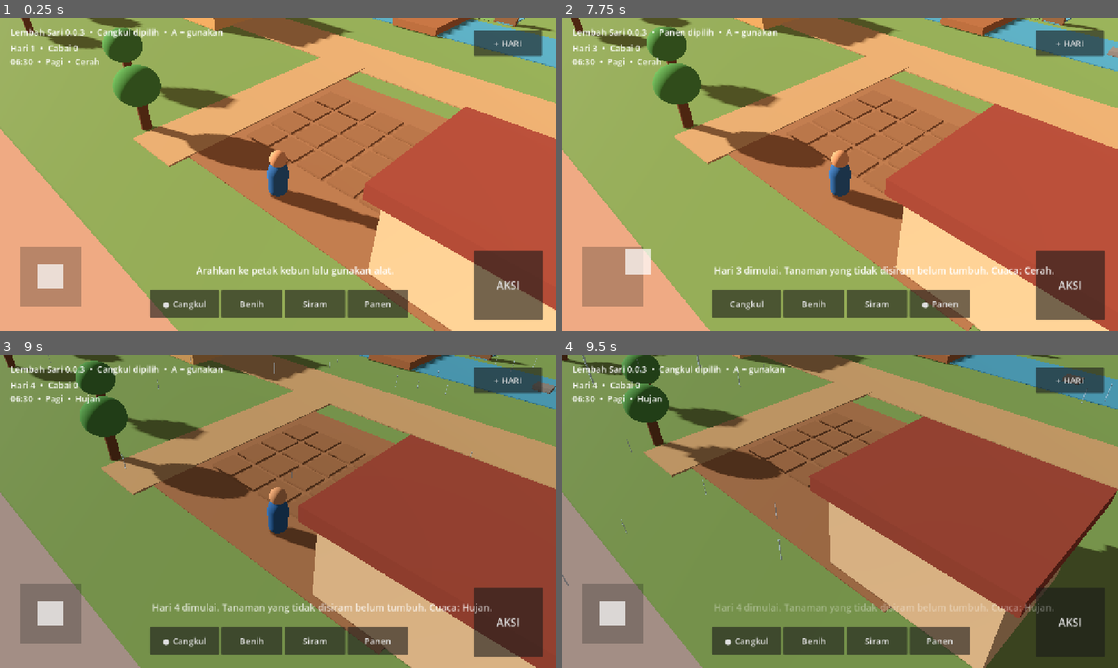
Above: before the commit, frames 1-4 (two rows, left to right).
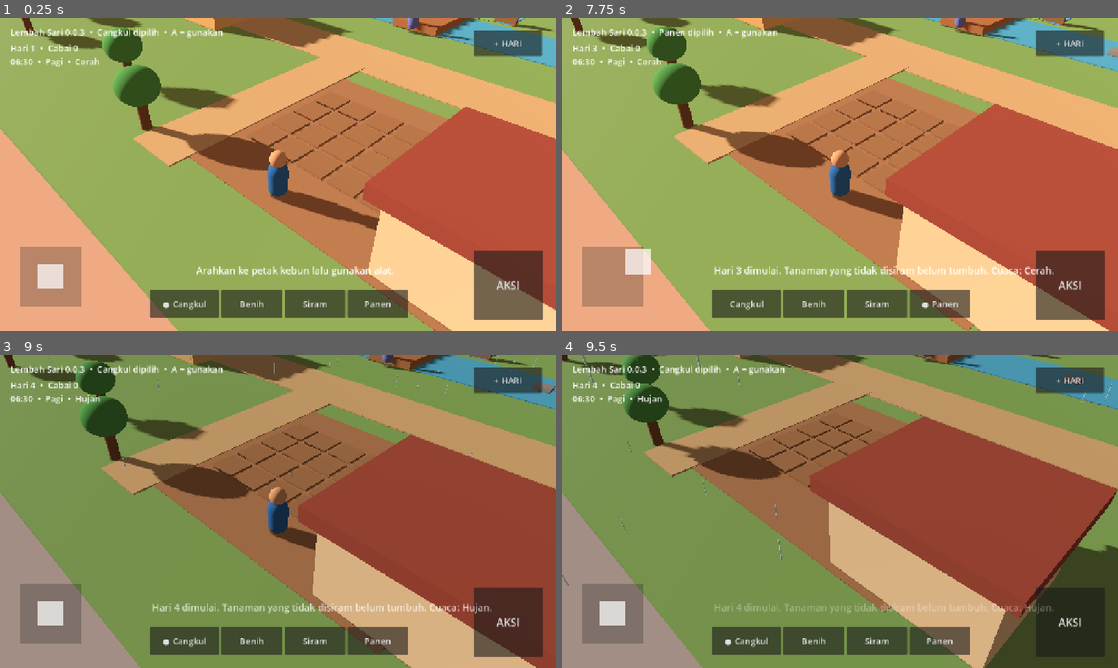
Above: after the commit, the same moments.

Repository: eneft/Lembah-sari
Game: Godot game, scene res://scenes/Main.tscn
Same seed, same stepped clock (60 frames per second), same inputs: the game is played once before the commit and once after it.
Inputs (mouse positions are in pixels of both pictures, inside the frame that each line leads up to):
- Up to frame 1 (0.25 s): no input
- Up to frame 2 (7.75 s): click "AKSI" at 0.5 s; click "● Cangkul" at 1.25 s; click "Benih" at 2 s; click "Cangkul" at 2.75 s; click "Siram" at 3.5 s; click "● Siram" at 4.25 s; click "Panen" at 5 s; click "● Panen" at 5.75 s; click "+ HARI" at 6.5 s; tap Enter at 7.25 s; drag from (612, 277) to (895, 105) at 7.27 s
- Up to frame 3 (9 s): drag from (166, 527) to (250, 574) at 8.02 s; tap Space at 8.75 s; move the mouse to (333, 442) at 8.77 s; hold D (move_right) from 8.78 s (still down); tap 1 at 8.85 s
- Up to frame 4 (9.5 s): keep holding D (move_right)

The runs differ from the first frame. In frame 1, 0.2% of the frame differs, in the area x 73-85%, y 0-8%; in frame 2, 0.2%; in frame 3, 0.2%; in frame 4, less than 0.1%.

Commit message:
feat: attach NPC manager to main world

Diff:
--- a/scenes/Main.tscn
+++ b/scenes/Main.tscn
@@ -1,10 +1,11 @@
-[gd_scene load_steps=7 format=3]
+[gd_scene load_steps=8 format=3]
 
 [ext_resource type="Script" path="res://scripts/world_builder.gd" id="1"]
 [ext_resource type="PackedScene" path="res://scenes/Player.tscn" id="2"]
 [ext_resource type="PackedScene" path="res://ui/MobileControls.tscn" id="3"]
 [ext_resource type="Script" path="res://scripts/farm_manager.gd" id="4"]
 [ext_resource type="Script" path="res://scripts/game_time_manager.gd" id="5"]
+[ext_resource type="Script" path="res://scripts/npc_manager.gd" id="6"]
 
 [sub_resource type="Environment" id="Environment_main"]
 background_mode = 1
@@ -33,4 +34,7 @@
 [node name="GameTimeManager" type="Node" parent="."]
 script = ExtResource("5")
 
+[node name="NPCManager" type="Node3D" parent="."]
+script = ExtResource("6")
+
 [node name="MobileControls" parent="." instance=ExtResource("3")]
